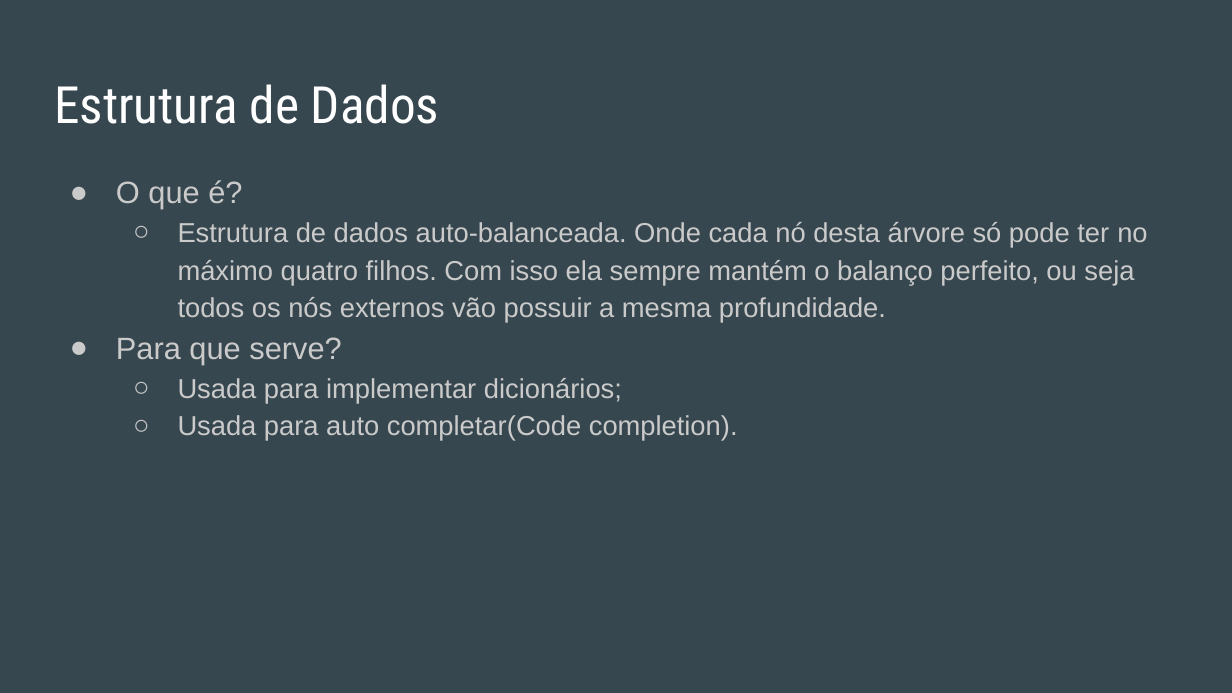
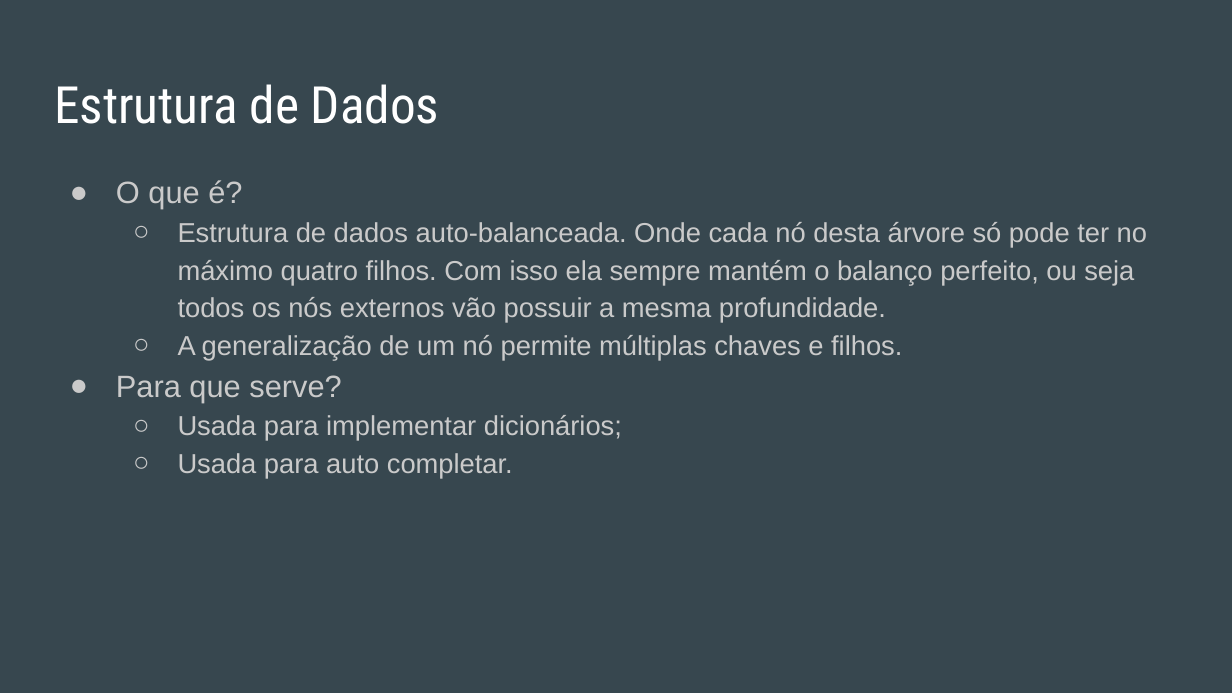
Before and after one commit to OsOperadores/ProjetoP2, a slide deck: slide 3 of Árvore 2-3-4/Árvore 2-3-4.pptx. Drawn at 1232x693 pixels with LibreOffice and Linux fonts; fonts in the diff are those of the drawing. Boxes give left, top, right and bottom in pixels: in the first picture for what was removed or moved away, otherwise in the second. Text is boxed around its words. In the diff, an @@ line names an element or a change of style, - is before the commit and + after.

```diff
--- a/Árvore 2-3-4/Árvore 2-3-4.pptx
+++ b/Árvore 2-3-4/Árvore 2-3-4.pptx
@@ text at bbox=[178, 335, 902, 361]: paragraph added @@
+  ○ A generalização de um nó permite múltiplas chaves e filhos.
@@ text at bbox=[178, 453, 513, 479]: text changed @@
-  ○ Usada para auto completar(Code completion).
+  ○ Usada para auto completar.
```
Also in this commit, not shown: 10 other slides changed, 3 slides added, 1 slide removed.
